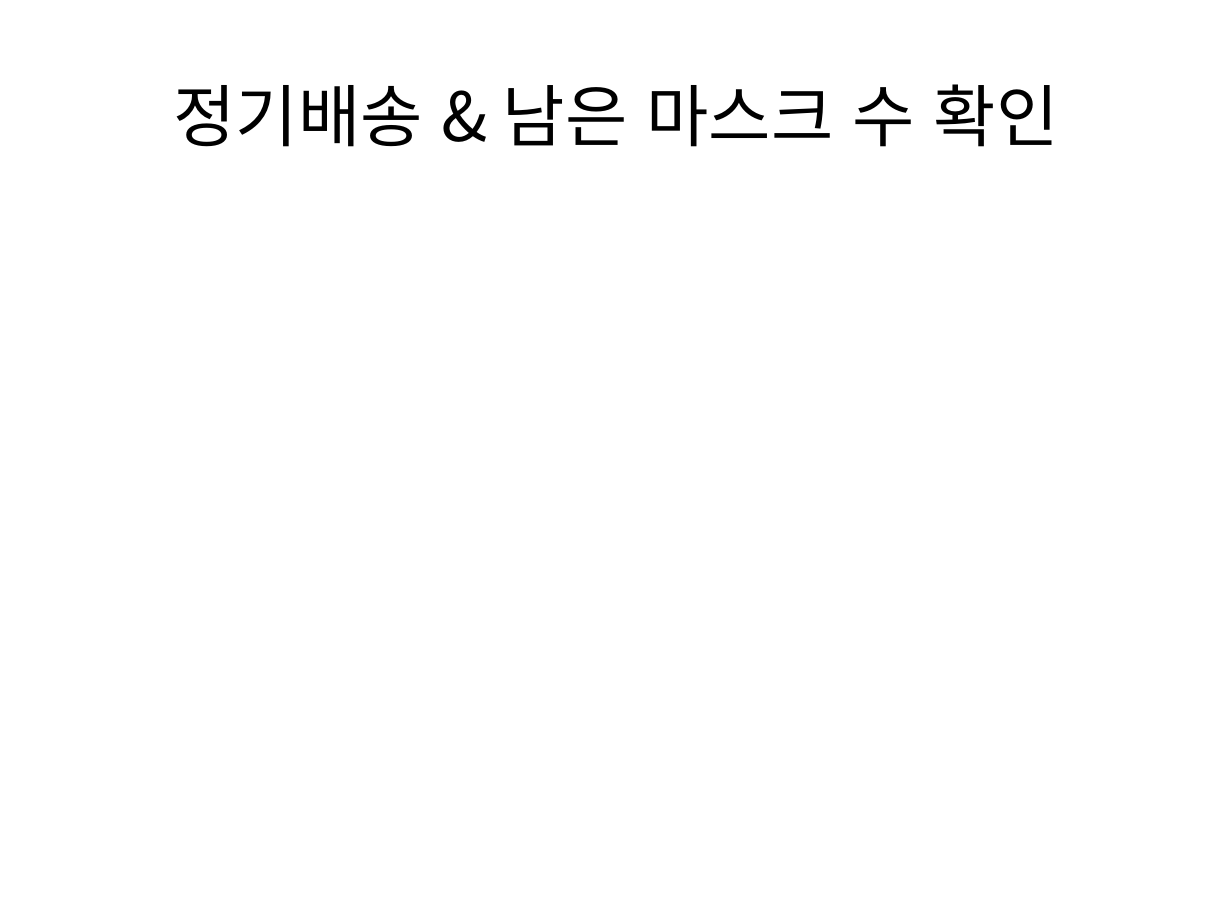
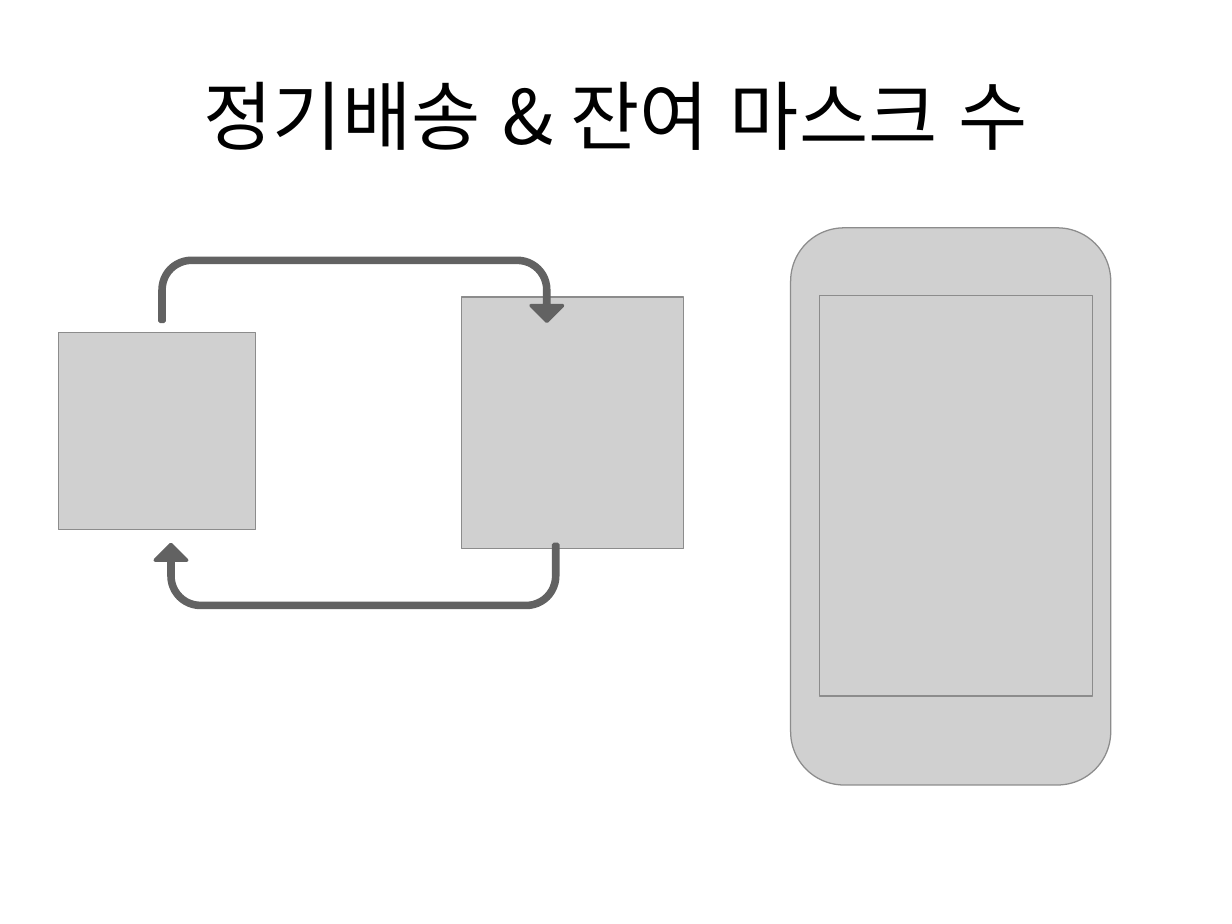
Before and after one commit to pasongsj/ideatone, a slide deck: slide 9 of ideatoneppt.pptx. Drawn at 1232x924 pixels with LibreOffice and Linux fonts; fonts in the diff are those of the drawing; grey boxes stand for pictures. Boxes give left, top, right and bottom in pixels: in the first picture for what was removed or moved away, otherwise in the second. Text is boxed around its words. In the diff, an @@ line names an element or a change of style, - is before the commit and + after.

Commit message:
정기배송그림추가

```diff
--- a/ideatoneppt.pptx
+++ b/ideatoneppt.pptx
@@ title at (204, 81, 1028, 150): text changed; size 39.6 to 44 pt @@
-정기배송 & 남은 마스크 수 확인
+정기배송 & 잔여 마스크 수
@@ picture added at (791, 228, 1111, 785) @@
@@ uturn arrow added at (160, 259, 563, 322), fill #626262, outline #626262 2 pt @@
@@ picture added at (462, 297, 685, 548) @@
@@ picture added at (819, 296, 1092, 696) @@
@@ picture added at (58, 333, 255, 530) @@
@@ uturn arrow added at (155, 545, 558, 607), fill #626262, outline #626262 2 pt @@
```
Also in this commit, not shown: 1 other slide changed.
